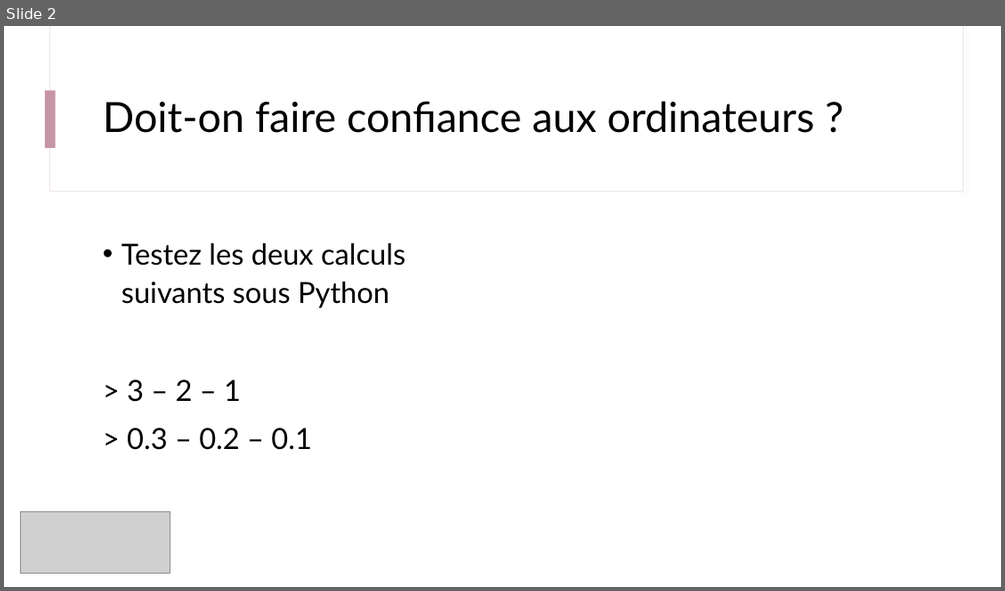
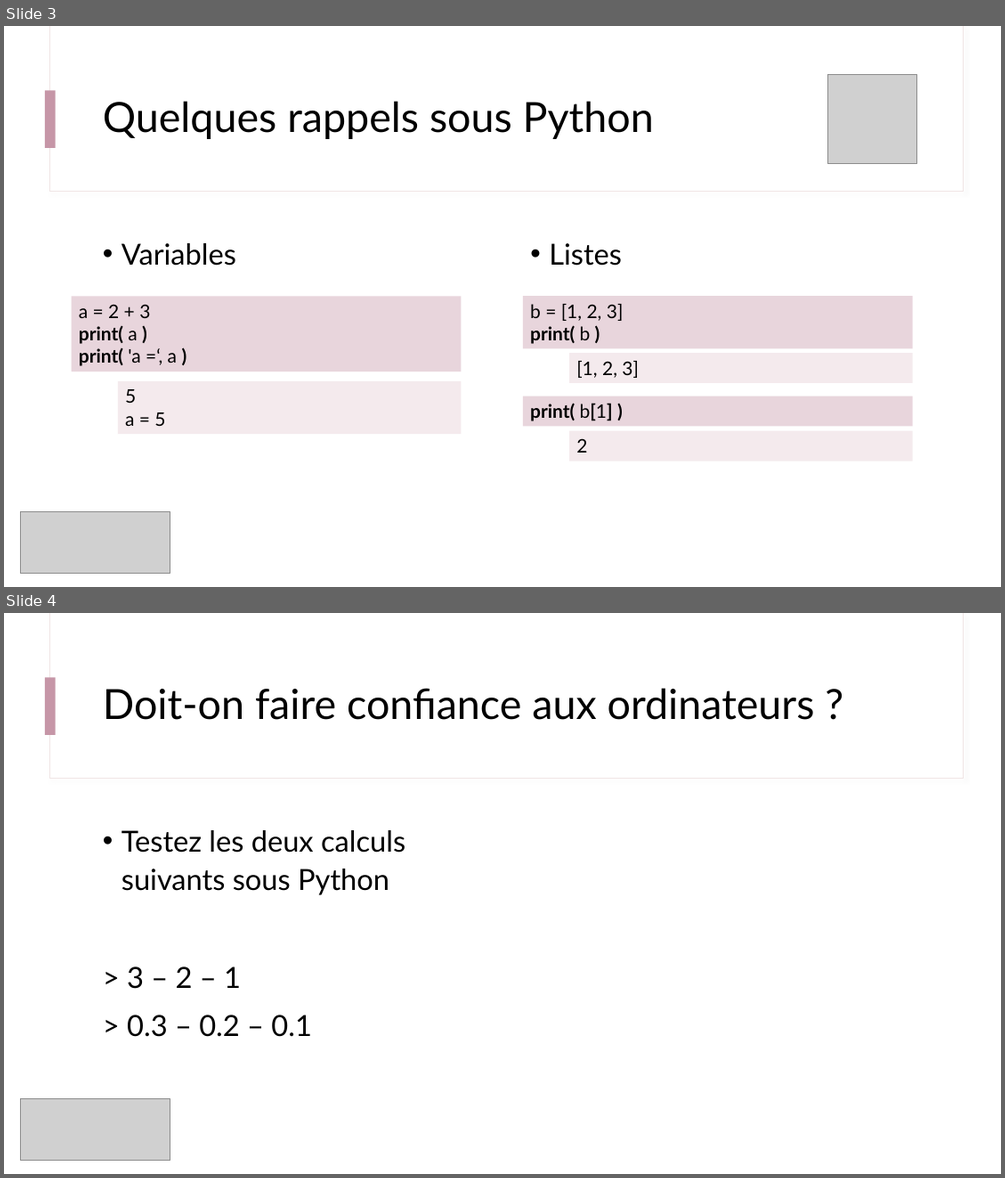
Before and after one commit to jvillemejane/SupOpToolboxes, a slide deck: engineer_courses/s5_outils_numeriques/b0_demistifier_python/B0_1_Demystifier_Python.pptx. Shown one above the other, each under a label of ours: slide 2 before the commit, slides 3 and 4 after it. The pictures are 1005x591 and 1005x1178 pixels, drawn with LibreOffice and Linux fonts; fonts in the diff are those of the drawing; grey boxes stand for pictures. Boxes give left, top, right and bottom in pixels: in the first picture for what was removed or moved away, otherwise in the second. Text is boxed around its words. In the diff, an @@ line names an element or a change of style, - is before the commit and + after.

```diff
--- a/engineer_courses/s5_outils_numeriques/b0_demistifier_python/B0_1_Demystifier_Python.pptx
+++ b/engineer_courses/s5_outils_numeriques/b0_demistifier_python/B0_1_Demystifier_Python.pptx
@@ slide 3 added at [4,26,1001,587], background #FFFFFF; not listed: 3 template elements that a slide beside it also shows @@
@@ picture added at [828,75,916,164] @@
@@ title added at [103,101,654,139], 40 pt, text #000000 @@
+Quelques rappels sous Python
@@ text added at [121,243,236,265], 28 pt, text #000000 @@
+• Variables
@@ text added at [549,243,622,265], 28 pt, text #000000 @@
+• Listes
@@ rectangle added at [72,296,461,371], fill #E8D5DC, 18 pt, text #000000, bold @@
+a = 2 + 3
+print( a )
+print( 'a =‘, a )
@@ rectangle added at [523,296,913,349], fill #E8D5DC, 18 pt, text #000000 @@
+b = [1, 2, 3]
+print( b )
@@ rectangle added at [569,353,913,383], fill #F4EAED, 18 pt, text #000000 @@
+[1, 2, 3]
@@ rectangle added at [118,381,461,435], fill #F4EAED, 18 pt, text #000000 @@
+5
+a = 5
@@ rectangle added at [523,396,913,426], fill #E8D5DC, 18 pt, text #000000, bold @@
+print( b[1] )
@@ rectangle added at [569,431,913,460], fill #F4EAED, 18 pt, text #000000 @@
+2
@@ picture added at [20,511,170,572] @@
@@ what was slide 2 is now slide 4 @@
```
Also in this commit, not shown: 3 other slides added, 1 other file.
